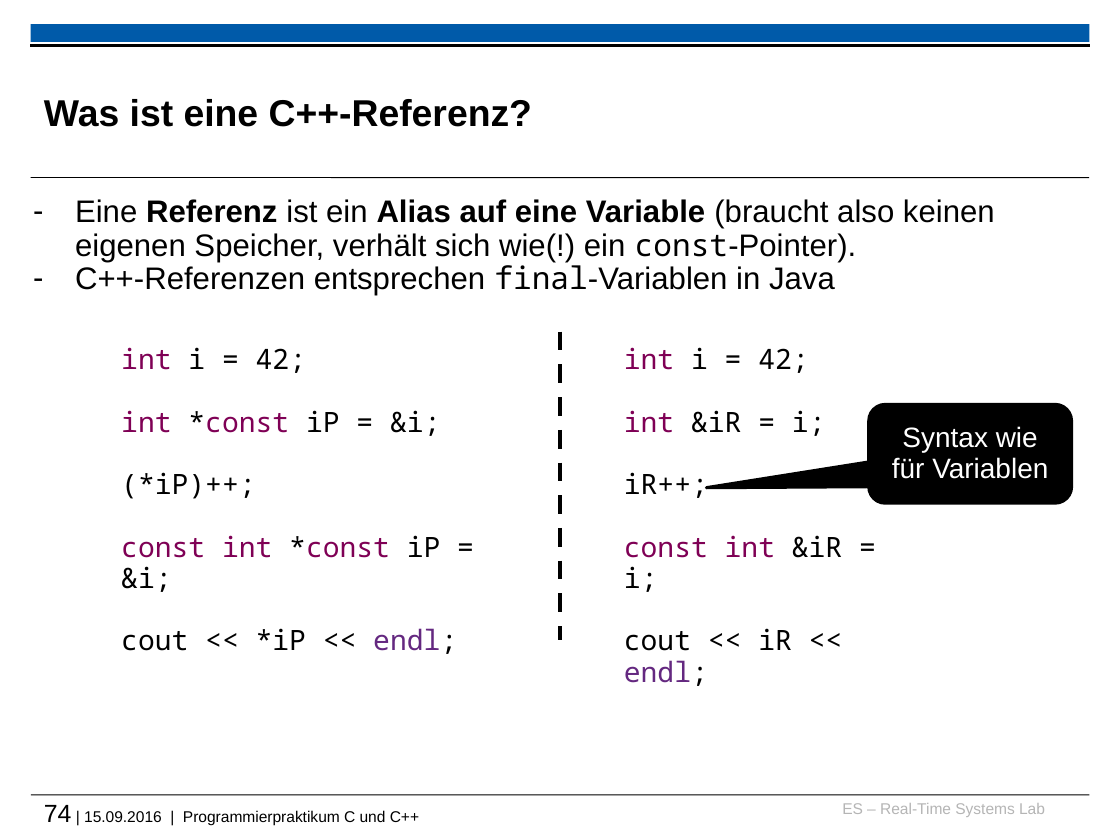
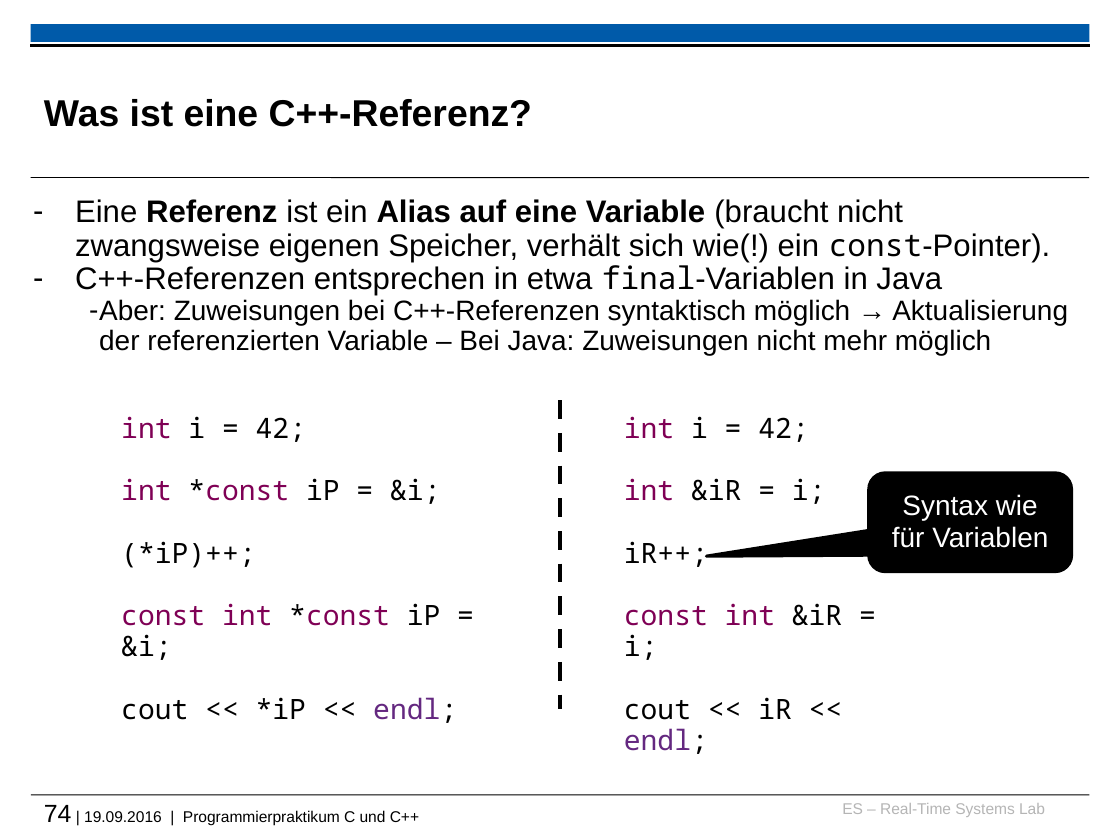
Before and after one commit to h82k/tud-cppp, a slide deck: slide 74 of cppp_lecture.pptx. Drawn at 1120x840 pixels with LibreOffice and Linux fonts; fonts in the diff are those of the drawing; background and template pictures are left out. Boxes give left, top, right and bottom in pixels: in the first picture for what was removed or moved away, otherwise in the second. Text is boxed around its words. In the diff, an @@ line names an element or a change of style, - is before the commit and + after.

```diff
--- a/cppp_lecture.pptx
+++ b/cppp_lecture.pptx
@@ text at (x1=75, y1=199, x2=1068, y2=356): text changed @@
-– Eine Referenz ist ein Alias auf eine Variable (braucht also keinen eigenen Speicher, verhält sich wie(!) ein const-Pointer).
-– C++-Referenzen entsprechen final-Variablen in Java
+– Eine Referenz ist ein Alias auf eine Variable (braucht nicht zwangsweise eigenen Speicher, verhält sich wie(!) ein const-Pointer).
+– C++-Referenzen entsprechen in etwa final-Variablen in Java
+  – Aber: Zuweisungen bei C++-Referenzen syntaktisch möglich → Aktualisierung der referenzierten Variable – Bei Java: Zuweisungen nicht mehr möglich
@@ 2 texts, 1 rounded speech box, 1 line moved together from (x1=121, y1=332, x2=1072, y2=654) to (x1=121, y1=400, x2=1072, y2=754) @@
@@ text at (x1=44, y1=805, x2=419, y2=825): text changed @@
-74 | 15.09.2016 | Programmierpraktikum C und C++
+74 | 19.09.2016 | Programmierpraktikum C und C++
```
Also in this commit, not shown: 11 other slides changed, 3 other files.
